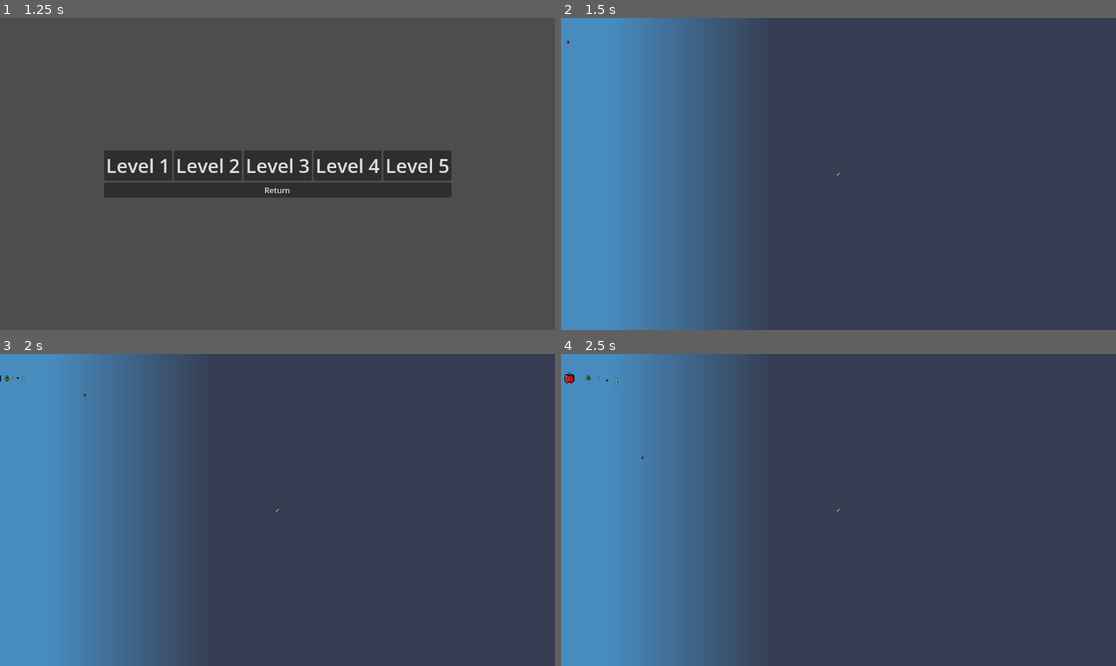
Above: before the commit, frames 1-4 (two rows, left to right).
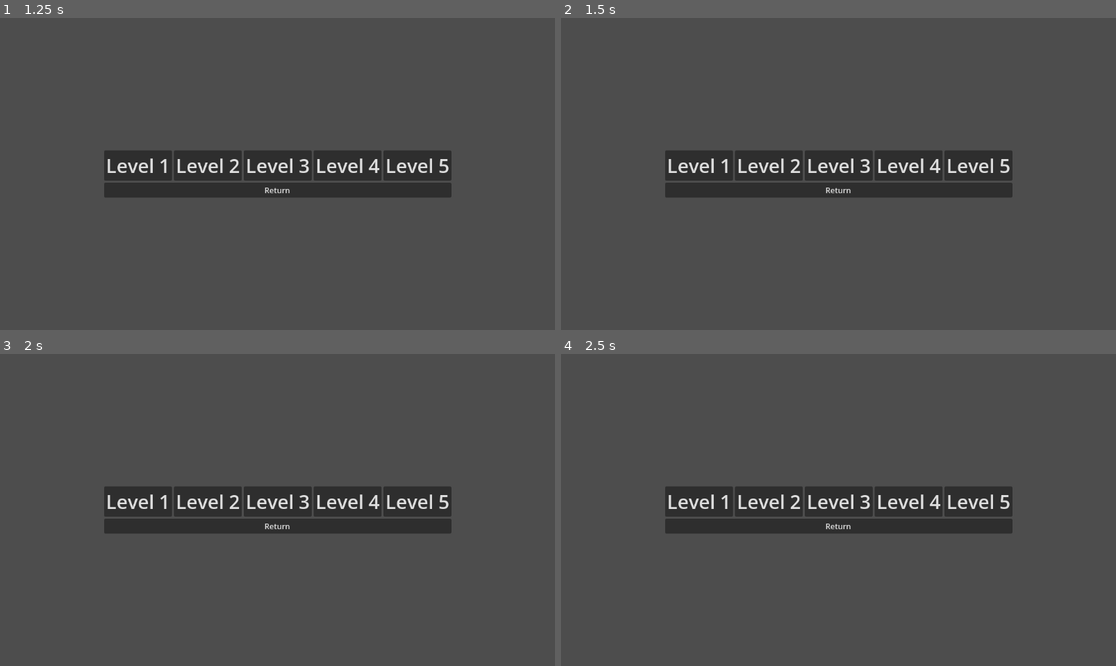
Above: after the commit, the same moments.

Repository: ecclepe-droid/compost-defender
Game: Godot game, scene res://Scenes/start_screen.tscn
Two runs of this game, one before a commit and one after it. Both use one fixed random seed, a clock stepped at 60 frames per second and the inputs below. The engine's default icon, where the game draws it, is replaced by a stand-in: a white triangle on a blue panel in a dark square.
Inputs (mouse positions are in pixels of both pictures, inside the frame that each line leads up to):
- Up to frame 1 (1.25 s): click "Play Game" at 0.5 s
- Up to frame 2 (1.5 s): click "Level 1" at 1.25 s
- Up to frame 3 (2 s): no input
- Up to frame 4 (2.5 s): click (699, 500) at 2 s, where only the run after the commit has a clickable "Level 1"

Frame 1 is identical in both runs. In frame 2, 40% of the frame differs, in the area x 0-82%, y 0-100%; in frame 3, 40%; in frame 4, 40%.

Commit message:
added fading in and out
Level selection doesn't work for some reason

Diff:
--- a/compost-defender/Scenes/Enemies/almond.tscn
+++ b/compost-defender/Scenes/Enemies/almond.tscn
@@ -3,19 +3,19 @@
 [ext_resource type="Script" uid="uid://b8x33mnvdw48h" path="res://Scripts/Enemies/almond.gd" id="1_ji30e"]
 [ext_resource type="Texture2D" uid="uid://85ngb57c2v8l" path="res://Sprites/Enimies/amond(3).png" id="2_ji30e"]
 
-[sub_resource type="RectangleShape2D" id="RectangleShape2D_ilg6p"]
-size = Vector2(16, 17)
+[sub_resource type="CapsuleShape2D" id="CapsuleShape2D_ji30e"]
+radius = 21.0
+height = 80.0
 
 [node name="Almond" type="PathFollow2D" unique_id=848236373]
 script = ExtResource("1_ji30e")
 
 [node name="AlmondSprite" type="Sprite2D" parent="." unique_id=674722710]
 position = Vector2(-7.1525574e-07, 4.7683716e-07)
-scale = Vector2(0.24999999, 0.25)
 texture = ExtResource("2_ji30e")
 
 [node name="AlmondArea" type="Area2D" parent="." unique_id=1961882758]
 
 [node name="AlmondCollisionShape" type="CollisionShape2D" parent="AlmondArea" unique_id=894666033]
-position = Vector2(0, -0.5)
-shape = SubResource("RectangleShape2D_ilg6p")
+position = Vector2(-3, -3)
+shape = SubResource("CapsuleShape2D_ji30e")
--- a/compost-defender/Scenes/Enemies/banana.tscn
+++ b/compost-defender/Scenes/Enemies/banana.tscn
@@ -3,19 +3,13 @@
 [ext_resource type="Script" uid="uid://demkh16ald00n" path="res://Scripts/Enemies/banana.gd" id="1_4nc0y"]
 [ext_resource type="Texture2D" uid="uid://dl0bn65pr5nsx" path="res://Sprites/Enimies/bashmana.png" id="2_4nc0y"]
 
-[sub_resource type="RectangleShape2D" id="RectangleShape2D_ilg6p"]
-size = Vector2(16, 17)
-
 [node name="Banana" type="PathFollow2D" unique_id=848236373]
 script = ExtResource("1_4nc0y")
 
 [node name="BananaSprite" type="Sprite2D" parent="." unique_id=674722710]
-position = Vector2(-7.1525574e-07, 4.7683716e-07)
-scale = Vector2(0.24999999, 0.25)
 texture = ExtResource("2_4nc0y")
 
 [node name="BananaArea" type="Area2D" parent="." unique_id=1961882758]
 
-[node name="BananaCollisionShape" type="CollisionShape2D" parent="BananaArea" unique_id=894666033]
-position = Vector2(0, -0.5)
-shape = SubResource("RectangleShape2D_ilg6p")
+[node name="CollisionPolygon2D" type="CollisionPolygon2D" parent="BananaArea" unique_id=1356315420]
+polygon = PackedVector2Array(-20, -33, -12, -42, 1, -42, 18, -30, 23, -2, 23, 21, 8, 34, -8, 40, -24, 27, -6, 12, -5, -2, -6, -18)
--- a/compost-defender/Scenes/Enemies/cashew.tscn
+++ b/compost-defender/Scenes/Enemies/cashew.tscn
@@ -2,20 +2,15 @@
 
 [ext_resource type="Script" uid="uid://c4hd773ujds44" path="res://Scripts/Enemies/cashew.gd" id="1_y0ttw"]
 [ext_resource type="Texture2D" uid="uid://cq1ucyfh5s54" path="res://Sprites/Enimies/catchew(3).png" id="2_y0ttw"]
-
-[sub_resource type="RectangleShape2D" id="RectangleShape2D_ilg6p"]
-size = Vector2(16, 17)
 
 [node name="Cashew" type="PathFollow2D" unique_id=848236373]
 script = ExtResource("1_y0ttw")
 
 [node name="CashewSprite" type="Sprite2D" parent="." unique_id=674722710]
 position = Vector2(-7.1525574e-07, 4.7683716e-07)
-scale = Vector2(0.24999999, 0.25)
 texture = ExtResource("2_y0ttw")
 
 [node name="CashewArea" type="Area2D" parent="." unique_id=1961882758]
 
-[node name="CashewCollisionShape" type="CollisionShape2D" parent="CashewArea" unique_id=894666033]
-position = Vector2(0, -0.5)
-shape = SubResource("RectangleShape2D_ilg6p")
+[node name="CollisionPolygon2D" type="CollisionPolygon2D" parent="CashewArea" unique_id=1294305329]
+polygon = PackedVector2Array(-17, -25, -12, -35, 3, -36, 17, -24, 18, -3, 17, 22, 1, 35, -9, 34, -19, 24, -6, 12, -3, 0, -7, -16)
--- a/compost-defender/Scenes/Enemies/leaf.tscn
+++ b/compost-defender/Scenes/Enemies/leaf.tscn
@@ -3,19 +3,19 @@
 [ext_resource type="Script" uid="uid://bvcvy76bywkh3" path="res://Scripts/Enemies/leaf.gd" id="1_3fdn3"]
 [ext_resource type="Texture2D" uid="uid://bpnce0qv5f2rj" path="res://Sprites/Enimies/pleaf(3).png" id="2_3fdn3"]
 
-[sub_resource type="RectangleShape2D" id="RectangleShape2D_ilg6p"]
-size = Vector2(16, 17)
+[sub_resource type="CapsuleShape2D" id="CapsuleShape2D_3fdn3"]
+radius = 22.0
+height = 78.0
 
 [node name="Leaf" type="PathFollow2D" unique_id=1554251388]
 script = ExtResource("1_3fdn3")
 
 [node name="LeafSprite" type="Sprite2D" parent="." unique_id=341765347]
 position = Vector2(-7.1525574e-07, 4.7683716e-07)
-scale = Vector2(0.24999999, 0.25)
 texture = ExtResource("2_3fdn3")
 
 [node name="LeafArea" type="Area2D" parent="." unique_id=504149780]
 
 [node name="LeafCollisionShape" type="CollisionShape2D" parent="LeafArea" unique_id=1962173842]
-position = Vector2(0, -0.5)
-shape = SubResource("RectangleShape2D_ilg6p")
+position = Vector2(-2, 3)
+shape = SubResource("CapsuleShape2D_3fdn3")
--- a/compost-defender/Scenes/Enemies/orange.tscn
+++ b/compost-defender/Scenes/Enemies/orange.tscn
@@ -3,19 +3,19 @@
 [ext_resource type="Script" uid="uid://ccb16wqvlw7ci" path="res://Scripts/Enemies/orange.gd" id="1_6k1qn"]
 [ext_resource type="Texture2D" uid="uid://q60jvji451n7" path="res://Sprites/Enimies/borange.png" id="2_6k1qn"]
 
-[sub_resource type="RectangleShape2D" id="RectangleShape2D_ilg6p"]
-size = Vector2(16, 17)
+[sub_resource type="CircleShape2D" id="CircleShape2D_6k1qn"]
+radius = 12.5025
 
 [node name="Orange" type="PathFollow2D" unique_id=1231008779]
 script = ExtResource("1_6k1qn")
 
 [node name="OrangeSprite" type="Sprite2D" parent="." unique_id=1560617475]
 position = Vector2(-7.1525574e-07, 4.7683716e-07)
-scale = Vector2(0.24999999, 0.25)
 texture = ExtResource("2_6k1qn")
 
 [node name="OrangeArea" type="Area2D" parent="." unique_id=1970124870]
 
 [node name="OrangeCollisionShape" type="CollisionShape2D" parent="OrangeArea" unique_id=1511046041]
 position = Vector2(0, -0.5)
-shape = SubResource("RectangleShape2D_ilg6p")
+scale = Vector2(2, 2)
+shape = SubResource("CircleShape2D_6k1qn")
--- a/compost-defender/Scenes/Enemies/pear.tscn
+++ b/compost-defender/Scenes/Enemies/pear.tscn
@@ -4,18 +4,18 @@
 [ext_resource type="Texture2D" uid="uid://pq4gqsv4cmq" path="res://Sprites/Enimies/paer.png" id="2_wl0tx"]
 
 [sub_resource type="CapsuleShape2D" id="CapsuleShape2D_wl0tx"]
-radius = 13.0
-height = 34.0
+radius = 27.0
+height = 66.0
 
 [node name="Pear" type="PathFollow2D" unique_id=1438226589]
 script = ExtResource("1_wl0tx")
 
 [node name="PearSprite" type="Sprite2D" parent="." unique_id=1907922814]
 position = Vector2(0.9999993, 4.7683716e-07)
-scale = Vector2(0.5, 0.5)
 texture = ExtResource("2_wl0tx")
 
 [node name="PearArea" type="Area2D" parent="." unique_id=1323129039]
 
 [node name="PearCollisionShape" type="CollisionShape2D" parent="PearArea" unique_id=677474707]
+position = Vector2(-2, -2)
 shape = SubResource("CapsuleShape2D_wl0tx")
--- a/compost-defender/Scenes/Enemies/pomagranite.tscn
+++ b/compost-defender/Scenes/Enemies/pomagranite.tscn
@@ -3,19 +3,18 @@
 [ext_resource type="Script" uid="uid://cs81p5b2wxt2m" path="res://Scripts/Enemies/pomagranite.gd" id="1_ocwqr"]
 [ext_resource type="Texture2D" uid="uid://bdnhhuth1wr4q" path="res://Sprites/Enimies/bomarganite(3).png" id="2_ocwqr"]
 
-[sub_resource type="RectangleShape2D" id="RectangleShape2D_ilg6p"]
-size = Vector2(16, 17)
+[sub_resource type="CircleShape2D" id="CircleShape2D_ocwqr"]
+radius = 24.005207
 
 [node name="Pomagranite" type="PathFollow2D" unique_id=848236373]
 script = ExtResource("1_ocwqr")
 
 [node name="PomagraniteSprite" type="Sprite2D" parent="." unique_id=674722710]
 position = Vector2(-7.1525574e-07, 4.7683716e-07)
-scale = Vector2(0.24999999, 0.25)
 texture = ExtResource("2_ocwqr")
 
 [node name="PomagraniteArea" type="Area2D" parent="." unique_id=1961882758]
 
 [node name="PomagraniteCollisionShape" type="CollisionShape2D" parent="PomagraniteArea" unique_id=894666033]
 position = Vector2(0, -0.5)
-shape = SubResource("RectangleShape2D_ilg6p")
+shape = SubResource("CircleShape2D_ocwqr")
--- a/compost-defender/Scenes/Towers/mining_worm.tscn
+++ b/compost-defender/Scenes/Towers/mining_worm.tscn
@@ -3,8 +3,8 @@
 [ext_resource type="Script" uid="uid://dr7xeykwkptha" path="res://Scripts/Towers/mining_worm.gd" id="1_7borv"]
 [ext_resource type="Texture2D" uid="uid://f0lenvmgjjtv" path="res://Sprites/weerm(3).png" id="2_7borv"]
 
-[sub_resource type="RectangleShape2D" id="RectangleShape2D_hcvec"]
-size = Vector2(32, 32)
+[sub_resource type="CircleShape2D" id="CircleShape2D_7borv"]
+radius = 29.166668
 
 [node name="MiningWorm" type="StaticBody2D" unique_id=1069538837]
 script = ExtResource("1_7borv")
@@ -21,8 +21,8 @@
 [node name="PickaxeHitbox" type="Area2D" parent="." unique_id=1371792430]
 
 [node name="CollisionShape" type="CollisionShape2D" parent="PickaxeHitbox" unique_id=175757697]
-scale = Vector2(5, 5)
-shape = SubResource("RectangleShape2D_hcvec")
+scale = Vector2(6, 6)
+shape = SubResource("CircleShape2D_7borv")
 
 [connection signal="area_entered" from="PickaxeHitbox" to="." method="_on_pickaxe_hitbox_area_entered"]
 [connection signal="body_shape_exited" from="PickaxeHitbox" to="." method="_on_pickaxe_hitbox_body_shape_exited"]
--- a/compost-defender/Scenes/level_1.tscn
+++ b/compost-defender/Scenes/level_1.tscn
@@ -33,6 +33,7 @@
 texture = ExtResource("2_xfk5q")
 
 [node name="MiningWorm" parent="." unique_id=1069538837 instance=ExtResource("2_8ffim")]
+position = Vector2(-826, -86)
 
 [node name="EnemySpawner" type="Node" parent="." unique_id=1406375486]
 script = ExtResource("4_6444e")
@@ -41,38 +42,38 @@
 position = Vector2(-7, 21)
 curve = SubResource("Curve2D_8ffim")
 
-[node name="TestEnemy" parent="EnemySpawner/EnemyPath" unique_id=708822331 instance=ExtResource("4_7p6j4")]
+[node name="TestEnemy" parent="EnemySpawner/EnemyPath" unique_id=708822331 groups=["Enemies"] instance=ExtResource("4_7p6j4")]
 position = Vector2(-1811, -824)
 rotation = -0.008620476
 
-[node name="Apple" parent="EnemySpawner/EnemyPath" unique_id=848236373 instance=ExtResource("6_evi0p")]
+[node name="Apple" parent="EnemySpawner/EnemyPath" unique_id=848236373 groups=["Enemies"] instance=ExtResource("6_evi0p")]
 position = Vector2(-1811, -824)
 rotation = -0.008620476
 
-[node name="Pear" parent="EnemySpawner/EnemyPath" unique_id=1438226589 instance=ExtResource("7_lsmp6")]
+[node name="Pear" parent="EnemySpawner/EnemyPath" unique_id=1438226589 groups=["Enemies"] instance=ExtResource("7_lsmp6")]
 position = Vector2(-1811, -824)
 rotation = -0.008620476
 
-[node name="Banana" parent="EnemySpawner/EnemyPath" unique_id=1456422614 instance=ExtResource("8_6r07y")]
+[node name="Banana" parent="EnemySpawner/EnemyPath" unique_id=1456422614 groups=["Enemies"] instance=ExtResource("8_6r07y")]
 position = Vector2(-1811, -824)
 rotation = -0.008620476
 
-[node name="Almond" parent="EnemySpawner/EnemyPath" unique_id=1847777279 instance=ExtResource("9_6ioyp")]
+[node name="Almond" parent="EnemySpawner/EnemyPath" unique_id=1847777279 groups=["Enemies"] instance=ExtResource("9_6ioyp")]
 position = Vector2(-1811, -824)
 rotation = -0.008620476
 
-[node name="Pomagranite" parent="EnemySpawner/EnemyPath" unique_id=807753426 instance=ExtResource("10_oovug")]
+[node name="Pomagranite" parent="EnemySpawner/EnemyPath" unique_id=807753426 groups=["Enemies"] instance=ExtResource("10_oovug")]
 position = Vector2(-1811, -824)
 rotation = -0.008620476
 
-[node name="Cashew" parent="EnemySpawner/EnemyPath" unique_id=1601575403 instance=ExtResource("11_8i23i")]
+[node name="Cashew" parent="EnemySpawner/EnemyPath" unique_id=1601575403 groups=["Enemies"] instance=ExtResource("11_8i23i")]
 position = Vector2(-1811, -824)
 rotation = -0.008620476
 
-[node name="Orange" parent="EnemySpawner/EnemyPath" unique_id=1231008779 instance=ExtResource("12_8yhm2")]
+[node name="Orange" parent="EnemySpawner/EnemyPath" unique_id=1231008779 groups=["Enemies"] instance=ExtResource("12_8yhm2")]
 position = Vector2(-1811, -824)
 rotation = -0.008620476
 
-[node name="Leaf" parent="EnemySpawner/EnemyPath" unique_id=1554251388 instance=ExtResource("13_pjppf")]
+[node name="Leaf" parent="EnemySpawner/EnemyPath" unique_id=1554251388 groups=["Enemies"] instance=ExtResource("13_pjppf")]
 position = Vector2(-1811, -824)
 rotation = -0.008620476
--- a/compost-defender/Scenes/level_select_screen.tscn
+++ b/compost-defender/Scenes/level_select_screen.tscn
@@ -1,6 +1,58 @@
 [gd_scene format=3 uid="uid://doredddjuxaar"]
 
 [ext_resource type="Script" uid="uid://lxjps4cjxf08" path="res://Scripts/level_select_screen.gd" id="1_cmltv"]
+
+[sub_resource type="Animation" id="Animation_60q08"]
+resource_name = "Fade_in"
+tracks/0/type = "value"
+tracks/0/imported = false
+tracks/0/enabled = true
+tracks/0/path = NodePath("ColorRect:color:a")
+tracks/0/interp = 1
+tracks/0/loop_wrap = true
+tracks/0/keys = {
+"times": PackedFloat32Array(0, 1),
+"transitions": PackedFloat32Array(1, 1),
+"update": 0,
+"values": [0.0, 1.0]
+}
+
+[sub_resource type="Animation" id="Animation_bc1jf"]
+resource_name = "new_animation"
+tracks/0/type = "value"
+tracks/0/imported = false
+tracks/0/enabled = true
+tracks/0/path = NodePath("ColorRect:color:a")
+tracks/0/interp = 1
+tracks/0/loop_wrap = true
+tracks/0/keys = {
+"times": PackedFloat32Array(0, 1),
+"transitions": PackedFloat32Array(1, 1),
+"update": 1,
+"values": [1.0, 0.0]
+}
+
+[sub_resource type="Animation" id="Animation_ls13d"]
+length = 0.001
+tracks/0/type = "value"
+tracks/0/imported = false
+tracks/0/enabled = true
+tracks/0/path = NodePath("ColorRect:color:a")
+tracks/0/interp = 1
+tracks/0/loop_wrap = true
+tracks/0/keys = {
+"times": PackedFloat32Array(0),
+"transitions": PackedFloat32Array(1),
+"update": 1,
+"values": [0.0]
+}
+
+[sub_resource type="AnimationLibrary" id="AnimationLibrary_cmltv"]
+_data = {
+&"Fade_in": SubResource("Animation_60q08"),
+&"Fade_out": SubResource("Animation_bc1jf"),
+&"RESET": SubResource("Animation_ls13d")
+}
 
 [node name="LevelSelectScreen" type="Control" unique_id=1006004596]
 layout_mode = 3
@@ -69,6 +121,18 @@
 layout_mode = 2
 text = "Return"
 
+[node name="ColorRect" type="ColorRect" parent="." unique_id=2020502434]
+layout_mode = 1
+anchors_preset = 15
+anchor_right = 1.0
+anchor_bottom = 1.0
+grow_horizontal = 2
+grow_vertical = 2
+color = Color(0, 0, 0, 0)
+
+[node name="AnimationPlayer" type="AnimationPlayer" parent="." unique_id=2096975544]
+libraries/ = SubResource("AnimationLibrary_cmltv")
+
 [connection signal="pressed" from="VBoxContainer/Levels/LevelOneButton" to="." method="_on_level_one_button_pressed"]
 [connection signal="pressed" from="VBoxContainer/Levels/LevelTwoButton" to="." method="_on_level_two_button_pressed"]
 [connection signal="pressed" from="VBoxContainer/Levels/LevelThreeButton" to="." method="_on_level_three_button_pressed"]
--- a/compost-defender/Scripts/Enemies/cashew.gd
+++ b/compost-defender/Scripts/Enemies/cashew.gd
@@ -1,6 +1,6 @@
 extends PathFollow2D
 var enemy_level = 1
-const SPEED = 150
+const SPEED = 200
 const MAX_HEALTH = 10
 var health
 
--- a/compost-defender/Scripts/Enemies/pear.gd
+++ b/compost-defender/Scripts/Enemies/pear.gd
@@ -1,6 +1,6 @@
 extends PathFollow2D
 var enemy_level = 2
-const SPEED = 250
+const SPEED = 275
 const MAX_HEALTH = 10
 var health
 
--- a/compost-defender/Scripts/Towers/mining_worm.gd
+++ b/compost-defender/Scripts/Towers/mining_worm.gd
@@ -8,6 +8,7 @@
 	if($MiningWormAttackTimer.time_left > 0):
 		return
 
+
 	var potentialEnemyHurtbox = area
 	if(potentialEnemyHurtbox.is_in_group("Enemies")):
 		if(potentialEnemyHurtbox.has_method("damage")):
Not shown, added: compost-defender/Sprites/literal worm naoya(3).png.import
Not shown, added: compost-defender/Sprites/phat(3).png.import
Not shown, added: compost-defender/Sprites/tesuworm shima (3).png.import
Not shown, added: compost-defender/Sprites/the alaskan bull worm(3).png.import
